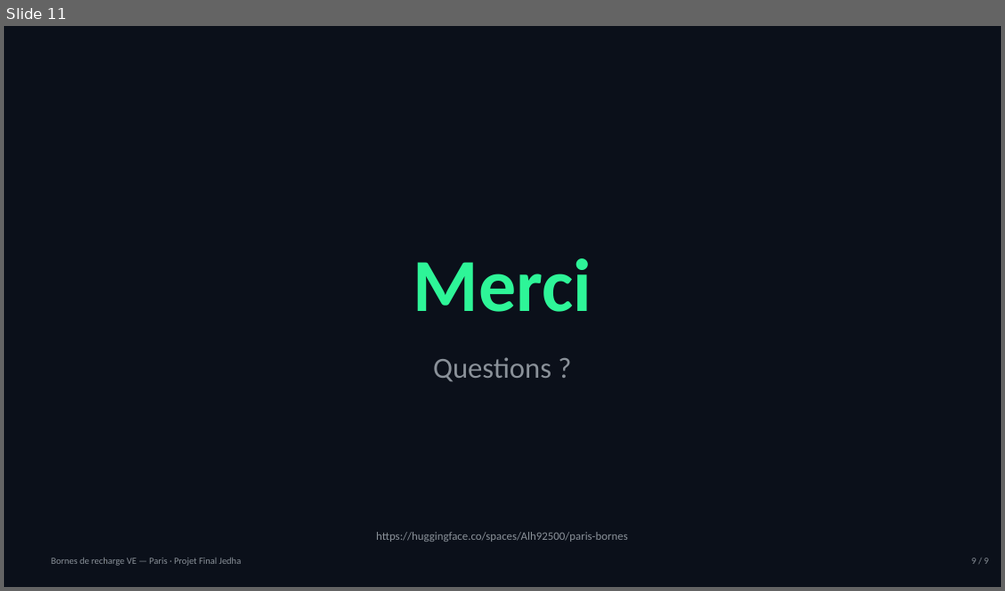
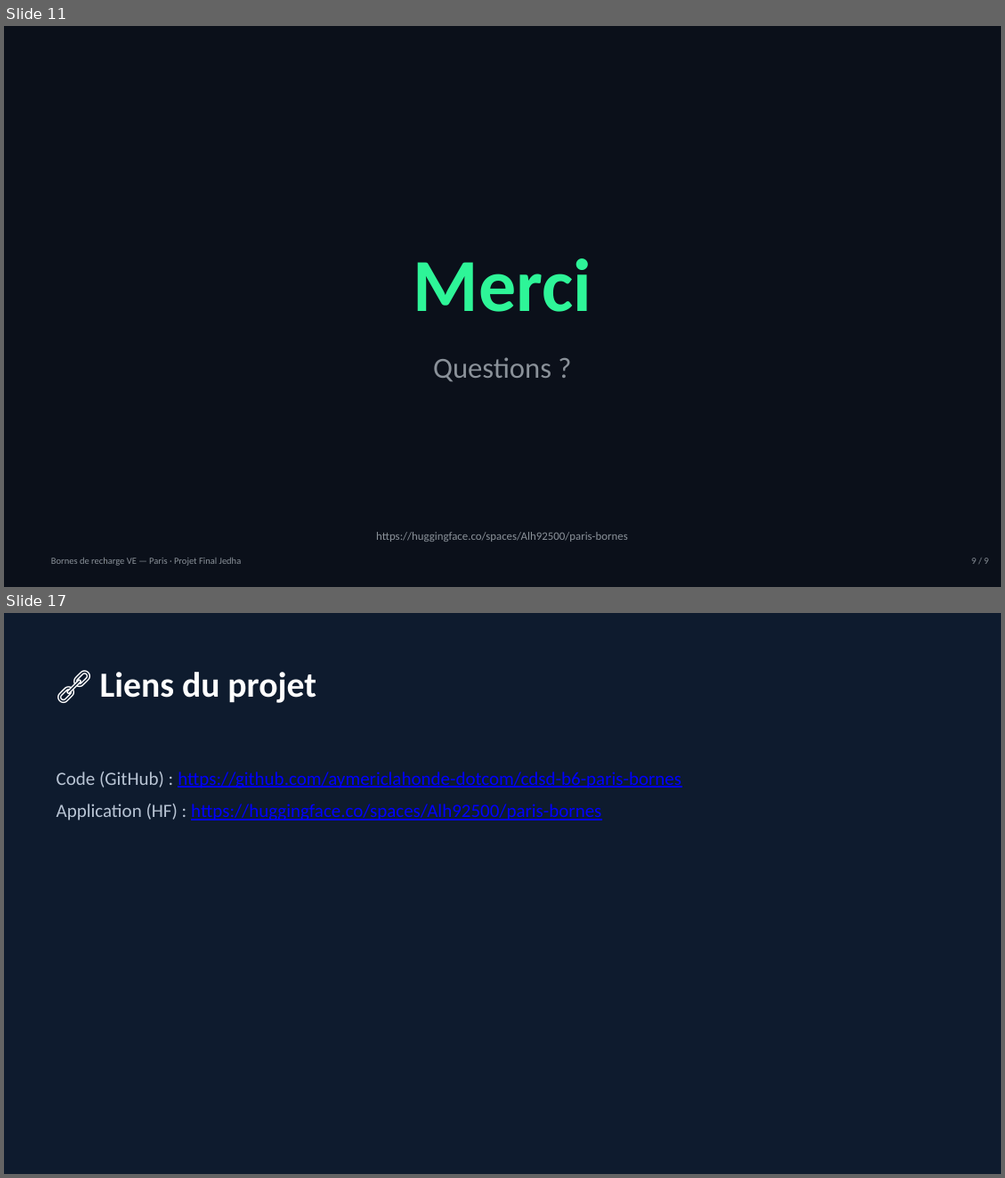
Before and after one commit to aymericlahonde-dotcom/cdsd-b6-paris-bornes, a slide deck: presentation/Presentation_Paris_Bornes.pptx. Shown one above the other, each under a label of ours: slide 11 before the commit, slides 11 and 17 after it; the slides between them are not shown. The pictures are 1005x591 and 1005x1178 pixels, drawn with LibreOffice and Linux fonts; fonts in the diff are those of the drawing. Boxes give left, top, right and bottom in pixels: in the first picture for what was removed or moved away, otherwise in the second. Text is boxed around its words. In the diff, an @@ line names an element or a change of style, - is before the commit and + after.

```diff
--- a/presentation/Presentation_Paris_Bornes.pptx
+++ b/presentation/Presentation_Paris_Bornes.pptx
@@ slide 17 added at [4,613,1001,1174], background #0E1B2E @@
@@ text added at [100,672,316,703], 34 pt, text #FFFFFF, bold @@
+🔗 Liens du projet
@@ text added at [57,771,681,820], 18 pt, text #0000FF, underline @@
+Code (GitHub) : https://github.com/aymericlahonde-dotcom/cdsd-b6-paris-bornes
+Application (HF) : https://huggingface.co/spaces/Alh92500/paris-bornes
```
Also in this commit, not shown: 1 slide changed, 5 other slides added, 4 other files.
